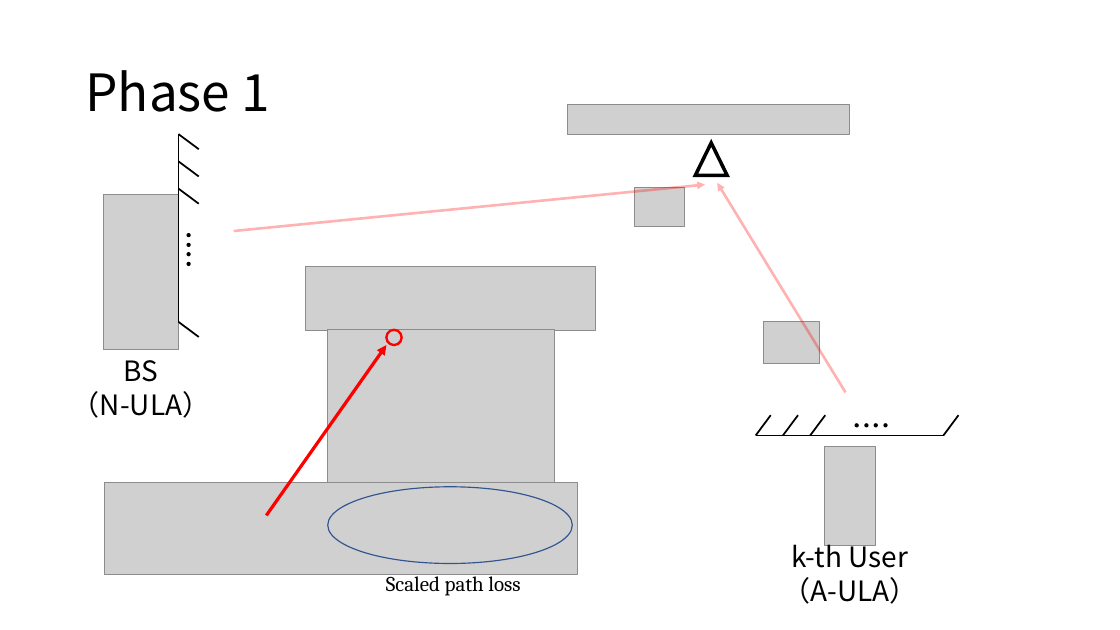
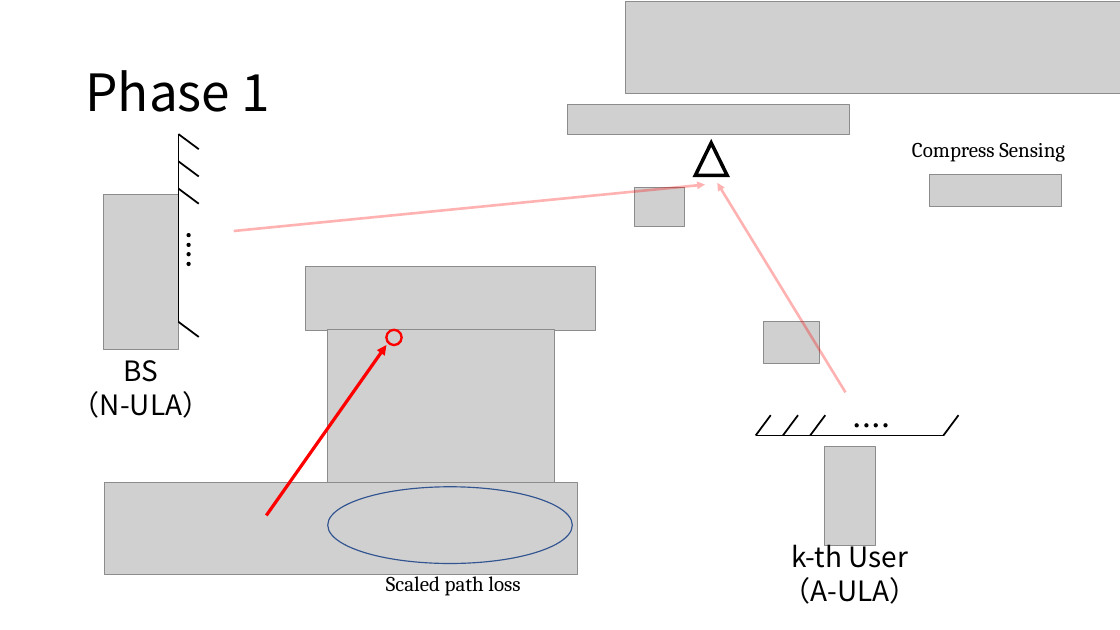
Before and after one commit to Brook1711/RIS-Angular-Domain, a slide deck: slide 12 of doc/RIS-angular-domain组会汇报.pptx. Drawn at 1120x630 pixels with LibreOffice and Linux fonts; fonts in the diff are those of the drawing; grey boxes stand for pictures. Boxes give left, top, right and bottom in pixels: in the first picture for what was removed or moved away, otherwise in the second. Text is boxed around its words. In the diff, an @@ line names an element or a change of style, - is before the commit and + after.

```diff
--- a/doc/RIS-angular-domain组会汇报.pptx
+++ b/doc/RIS-angular-domain组会汇报.pptx
@@ picture added at box(626, 2, 1120, 93) @@
@@ text added at box(912, 142, 1065, 162), 18 pt, text #000000 @@
+Compress Sensing
@@ picture added at box(929, 174, 1062, 207) @@
```
Also in this commit, not shown: 2 other slides changed, 3 other files.
